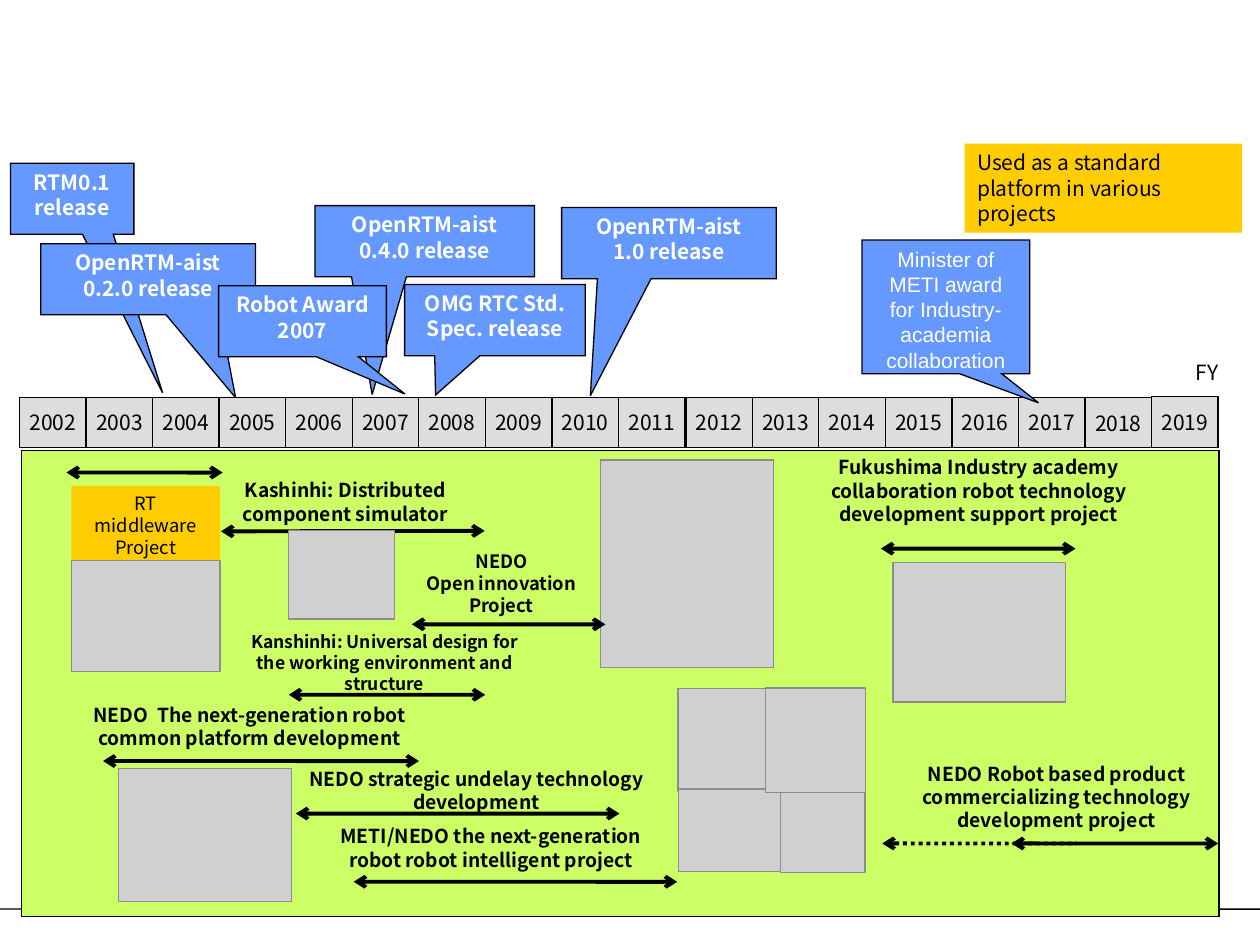
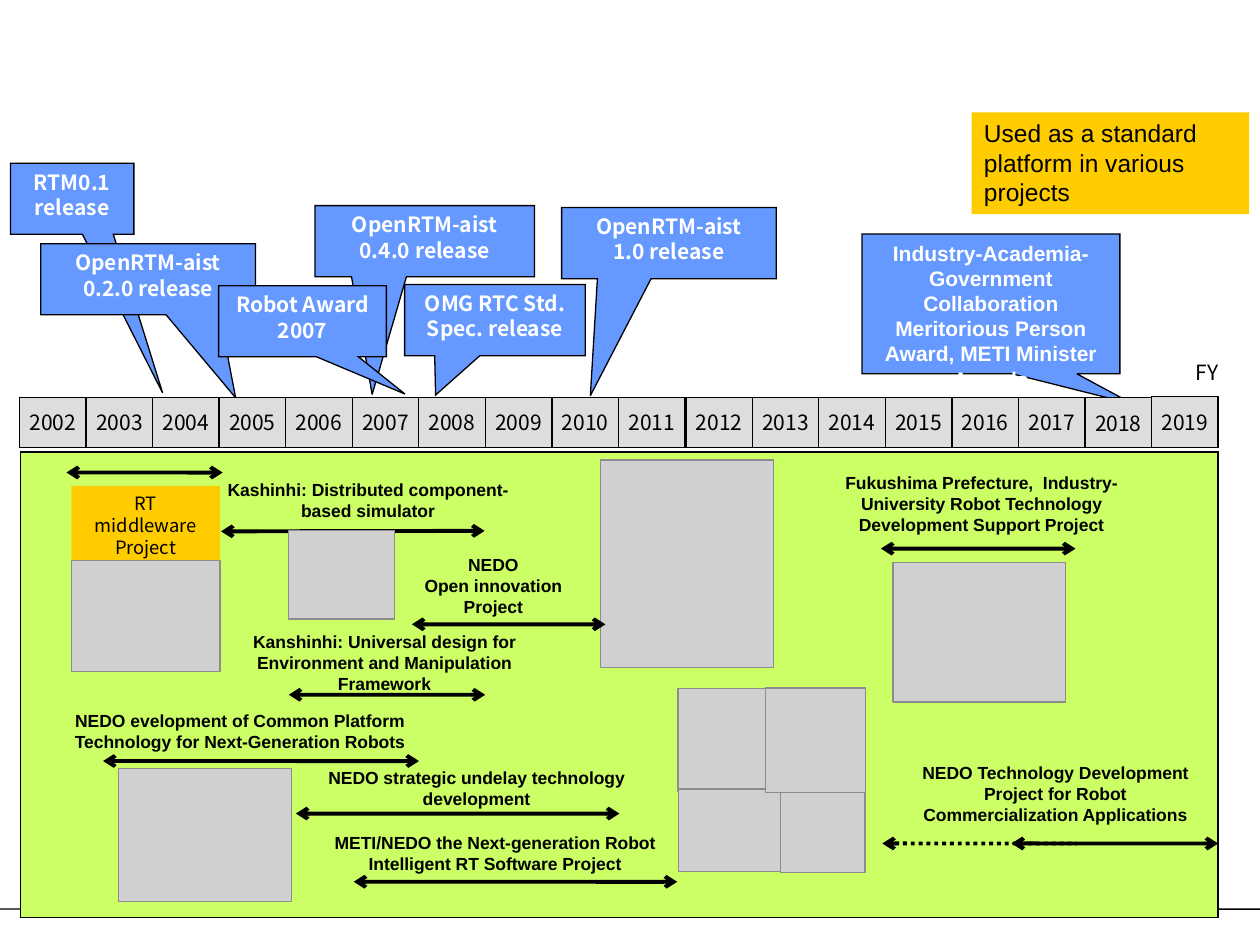
Before and after one commit to kkunita/openrtm.org, a slide deck: slide 5 of Documents/00_AboutOpenRTM/07_ResearchAndDevel/figs/Research_Development.pptx. Drawn at 1260x945 pixels with LibreOffice and Linux fonts; fonts in the diff are those of the drawing; grey boxes stand for pictures; background and template pictures are left out. Boxes give left, top, right and bottom in pixels: in the first picture for what was removed or moved away, otherwise in the second. Text is boxed around its words. In the diff, an @@ line names an element or a change of style, - is before the commit and + after.

```diff
--- a/Documents/00_AboutOpenRTM/07_ResearchAndDevel/figs/Research_Development.pptx
+++ b/Documents/00_AboutOpenRTM/07_ResearchAndDevel/figs/Research_Development.pptx
@@ rectangle "Used as a standard platform ...": place and size @@
-rectangle "Used as a standard platform ..." at <box>965,144,1242,233</box>
+rectangle "Used as a standard platform ..." at <box>971,112,1249,214</box>
@@ rectangle "Used as a standard platform ..." at <box>971,112,1249,214</box>: size 12 to 14 pt, font Noto Sans CJK JP to Arial @@
@@ speech box "Industry-Academia-Government Collaboration Meritorious Perso ...": place and size @@
-speech box "Industry-Academia-Government Collaboration Meritorious Perso ..." at <box>862,241,1029,374</box>
+speech box "Industry-Academia-Government Collaboration Meritorious Perso ..." at <box>862,234,1120,374</box>
@@ text in speech box at <box>885,246,1096,379</box>: text changed; bold on @@
-Minister of METI award for Industry-academia collaboration
+Industry-Academia-Government Collaboration Meritorious Person Award, METI Minister Awards
@@ text at <box>845,476,1118,535</box>: text changed; size 11 to 10 pt; font Noto Sans CJK JP to Arial @@
-Fukushima Industry academy collaboration robot technology development support project
+Fukushima Prefecture, Industry-University Robot Technology Development Support Project
@@ text at <box>228,483,509,517</box>: text changed; size 11 to 10 pt; font Noto Sans CJK JP to Arial @@
-Kashinhi: Distributed component simulator
+Kashinhi: Distributed component-based simulator
@@ text "NEDO" at <box>425,558,562,617</box>: size 10.5 to 10 pt, font Noto Sans CJK JP to Arial @@
@@ text at <box>253,635,516,695</box>: text changed; font Noto Sans CJK JP to Arial @@
-Kanshinhi: Universal design for the working environment and structure
+Kanshinhi: Universal design for Environment and Manipulation Framework
@@ text at <box>75,714,405,752</box>: text changed; size 11 to 10 pt; font Noto Sans CJK JP to Arial @@
-NEDO The next-generation robot common platform development
+NEDO evelopment of Common Platform Technology for Next-Generation Robots
@@ text "NEDO strategic undelay technology development" at <box>328,771,625,809</box>: size 11 to 10 pt, font Noto Sans CJK JP to Arial @@
@@ text at <box>922,766,1189,825</box>: text changed; size 11 to 10 pt; font Noto Sans CJK JP to Arial @@
-NEDO Robot based product commercializing technology development project
+NEDO Technology Development Project for Robot Commercialization Applications
@@ text at <box>335,836,655,874</box>: text changed; size 11 to 10 pt; font Noto Sans CJK JP to Arial @@
-METI/NEDO the next-generation robot robot intelligent project
+METI/NEDO the Next-generation Robot Intelligent RT Software Project
```
Also in this commit, not shown: 3 other slides changed, 4 other files.
